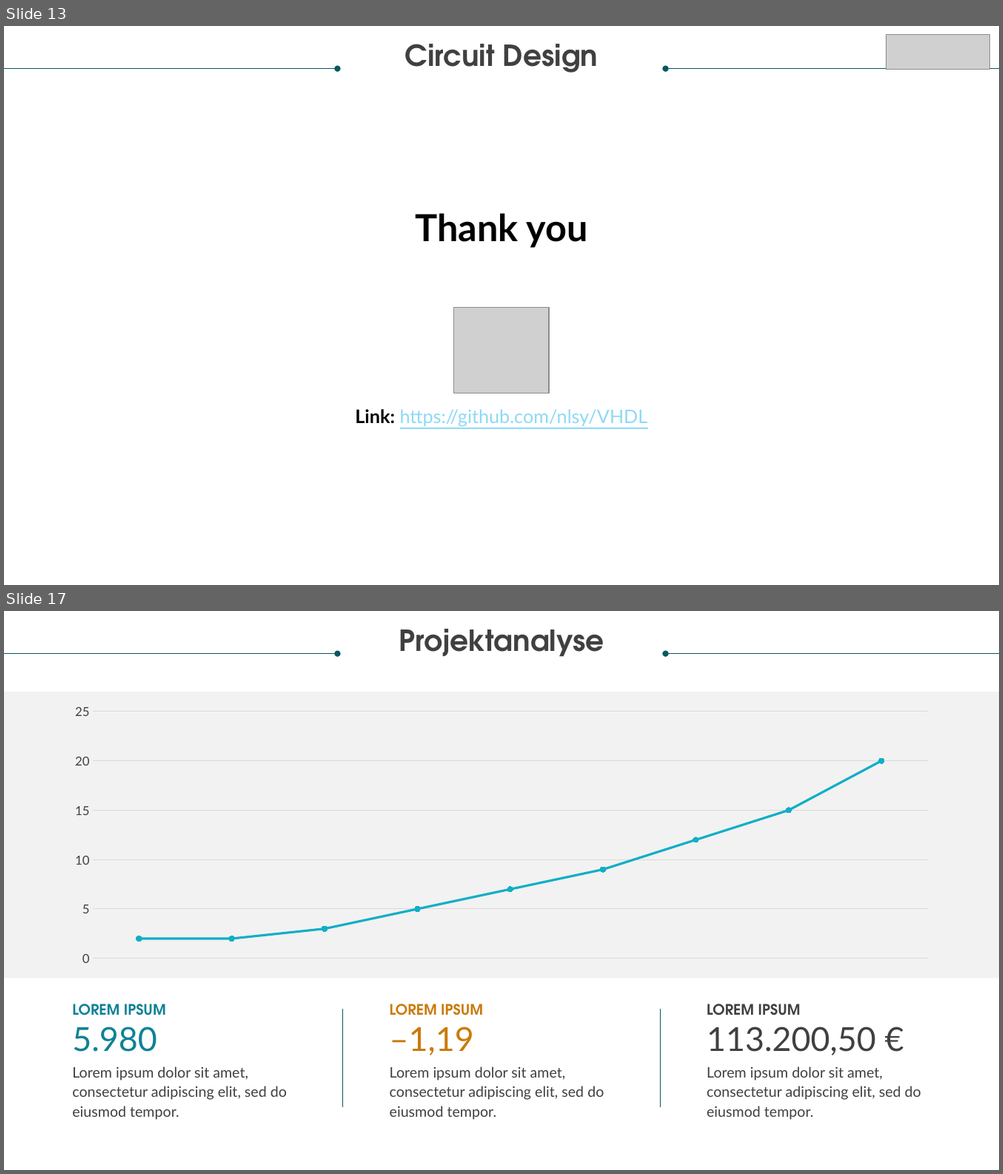
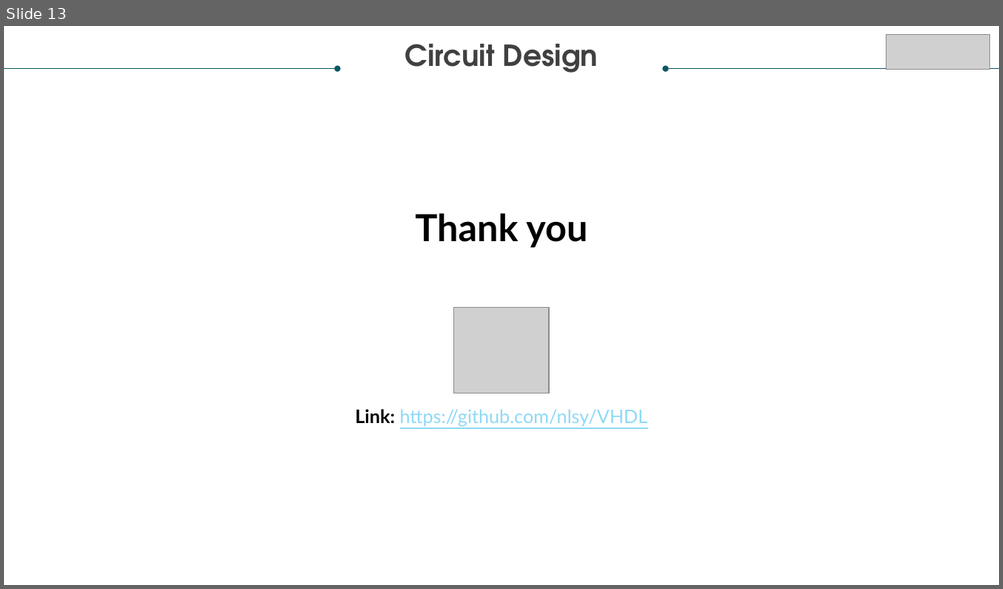
Before and after one commit to nlsy/VHDL, a slide deck: PITCH/VHDLPresentation.pptx. Shown one above the other, each under a label of ours: slides 13 and 17 before the commit, slide 13 after it; the slides between them are not shown. The pictures are 1003x1174 and 1003x589 pixels, drawn with LibreOffice and Linux fonts; fonts in the diff are those of the drawing; grey boxes stand for pictures. Boxes give left, top, right and bottom in pixels: in the first picture for what was removed or moved away, otherwise in the second. Text is boxed around its words. In the diff, an @@ line names an element or a change of style, - is before the commit and + after.

```diff
--- a/PITCH/VHDLPresentation.pptx
+++ b/PITCH/VHDLPresentation.pptx
@@ slide 17 removed at (4,611,999,1170), background #FFFFFF @@
@@ text removed at (399,629,604,657) @@
-Projektanalyse
@@ arrow removed from (4, 653) to (338, 653) @@
@@ arrow removed from (999, 653) to (665, 653) @@
@@ rectangle removed at (4,692,999,978) @@
@@ line chart removed at (58,699,945,972) @@
-categories: 1, 2, 3, 4
-Series 1: 2, 2, 3, 5, 7, 9, 12, 15, 20
@@ text removed at (72,1004,166,1016) @@
-LOREM IPSUM
@@ line removed from (343, 1009) to (343, 1108) @@
@@ text removed at (390,1004,483,1016) @@
-LOREM IPSUM
@@ line removed from (660, 1009) to (660, 1108) @@
@@ text removed at (706,1004,800,1016) @@
-LOREM IPSUM
@@ text removed at (72,1027,157,1052) @@
-5.980
@@ text removed at (390,1027,474,1056) @@
-–1,19
@@ text removed at (706,1027,876,1056) @@
-113.200,50 €
@@ text removed at (72,1067,287,1120) @@
-Lorem ipsum dolor sit amet, consectetur adipiscing elit, sed do eiusmod tempor.
@@ text removed at (390,1067,603,1120) @@
-Lorem ipsum dolor sit amet, consectetur adipiscing elit, sed do eiusmod tempor.
@@ text removed at (706,1067,921,1120) @@
-Lorem ipsum dolor sit amet, consectetur adipiscing elit, sed do eiusmod tempor.
```
Also in this commit, not shown: 8 other slides removed, 2 other files.
